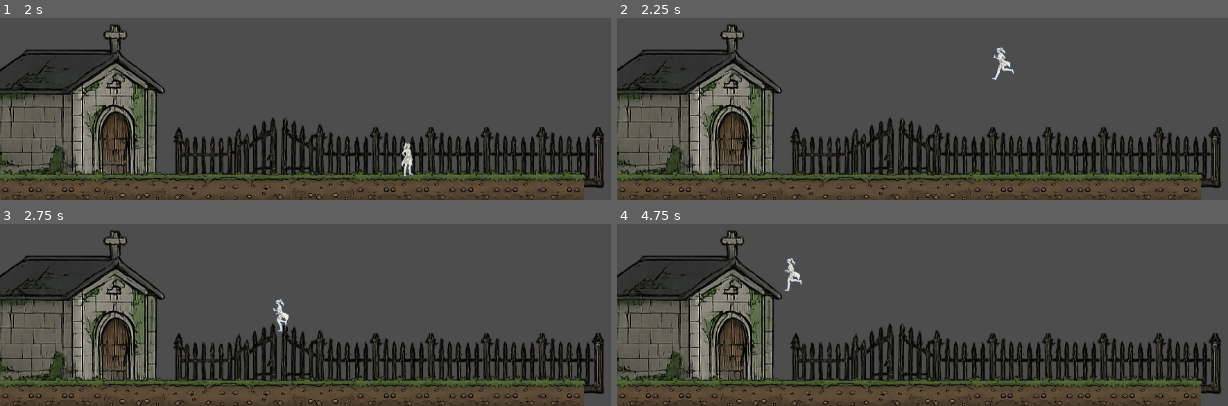
Above: before the commit, frames 1-4 (two rows, left to right).
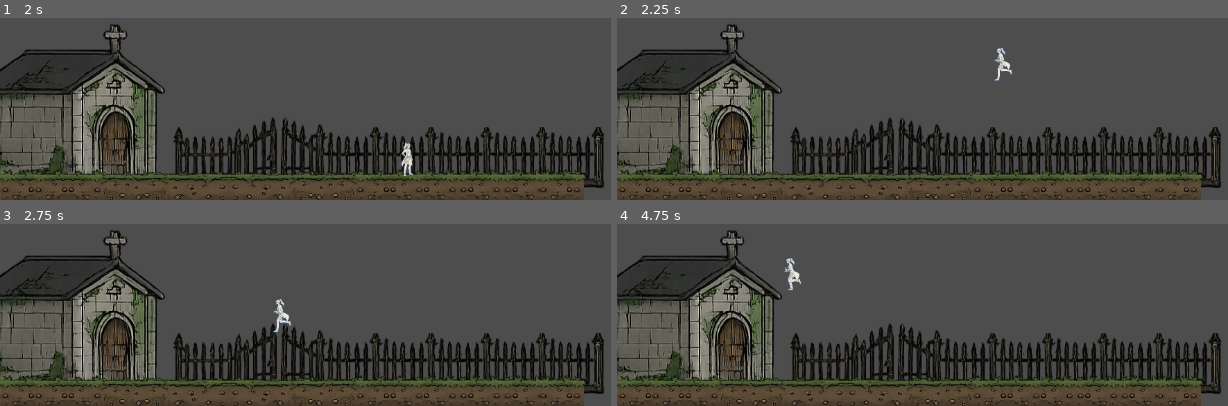
Above: after the commit, the same moments.

Repository: rocket180406/project-z
Game: Godot game, scene res://environment/environment.tscn
The game is run twice, just before and just after one commit, with the same random seed, the same clock (stepped at 60 frames per second) and the same inputs.
Inputs:
- Up to frame 1 (2 s): tap Enter at 0.5 s; tap D (mover_der) at 0.6, 1.35 s; tap Space (saltar) at 0.77, 1.52 s
- Up to frame 2 (2.25 s): tap Space (saltar) at 2 s; hold A (mover_izq) from 2.03 s (still down); tap D (mover_der) at 2.1 s
- Up to frame 3 (2.75 s): keep holding A (mover_izq)
- Up to frame 4 (4.75 s): release A (mover_izq) at 2.78 s; tap D (mover_der) at 2.85, 3.6, 4.35 s; tap Space (saltar) at 3.02, 3.77, 4.52 s; tap Enter at 4.25 s; hold A (mover_izq) from 4.28 s (still down)

Frame 1 is identical in both runs. In frame 2, 0.2% of the frame differs, in the area x 61-65%, y 15-35%; in frame 3, 0.2%; in frame 4, 0.2%.

Commit message:
cambios definitivos

Diff:
--- a/daxis/player/jugador1.tscn
+++ b/daxis/player/jugador1.tscn
@@ -107,7 +107,7 @@
 }],
 "loop": true,
 "name": &"run",
-"speed": 1.0
+"speed": 4.0
 }]
 
 [sub_resource type="RectangleShape2D" id="RectangleShape2D_8s8j1"]
@@ -121,8 +121,9 @@
 
 [node name="ani_j1" type="AnimatedSprite2D" parent="." unique_id=1111112588]
 sprite_frames = SubResource("SpriteFrames_vjdt2")
-animation = &"jump"
-frame_progress = 0.12271362
+animation = &"run"
+frame = 6
+frame_progress = 0.6720781
 metadata/_edit_group_ = true
 
 [node name="CollisionShape2D" type="CollisionShape2D" parent="." unique_id=1795544347]
